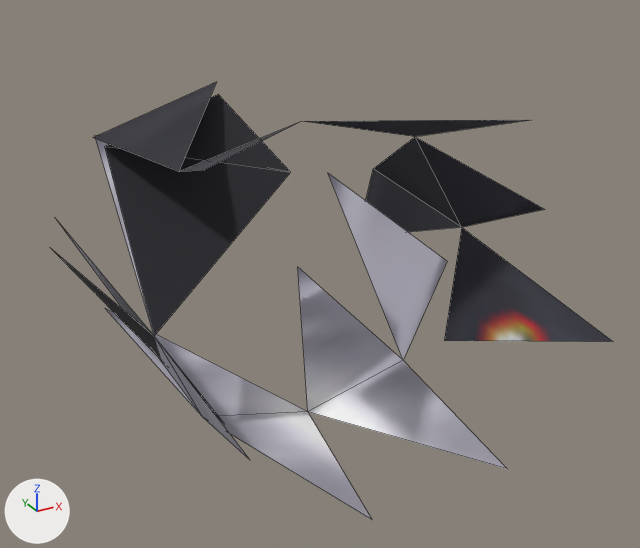
One commit to the OBJ model assets/models/makoto/makoto_n5.obj: the scene before it, then after it.
One viewpoint serves both versions: a 50 mm camera at (-0.246, -1.621, 0.259) aimed at (0.042, -1.097, -0.004). Lighting does not change. The marker at lower left points along +X, +Y and +Z. The picture after the commit comes second. Mesh edges are drawn as thin lines. Where no turn or scale is listed for an object, it has been applied to the vertices. Vertices at exactly the same position are counted once.

In view in the first picture: 'makoto_n5'.
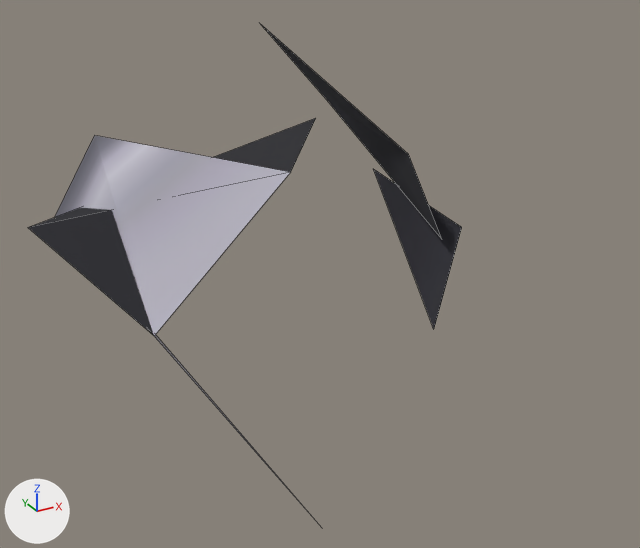
Location of each change, [x1, y1, x2, y2] in pixels of the pictures (640 x 548 px):
'makoto_n5', reshaped (22% narrower, 13% taller)
    before: [56, 82, 613, 520]
    after: [28, 26, 462, 519]

The change, as a list of edits to the scene's bpy script:
```text
Change me_makoto_n5:
    used by ob_makoto_n5; location = (0.0, 0.0, 0.0)
    remove me_makoto_n5.from_pydata(...)  # 31 vertices, 18 faces; spans x -0.132..0.138, y -1.311..-0.974, z -0.076..0.136
    add me_makoto_n5.from_pydata(...)  # 14 vertices, 6 faces; spans x -0.144..0.192, y -1.31..-0.829, z -0.036..0.138
    me_makoto_n5 part 1
    23 vertices are removed from x -0.132..0.132, y -1.311..-0.974, z -0.076..0.136
    16 faces are deleted
    2 vertices move from x -0.085..0.0, y -1.02..-1.015, z 0.09..0.119 to x -0.144..0.084, y -1.015..-1.009, z 0.037..0.09
    6 vertices are added at (0.097, -1.167, -0.032), (0.104, -1.16, 0.033), (0.077, -1.155, 0.097), (0.192, -0.84, 0.059), (0.124, -0.829, 0.138), (-0.073, -1.31, -0.036)
    1 new face joins them, mat_0006_bc001_t02_tm2 (picture img_makoto_texture_3_png)
    1 new face joins them, mat_0002_bc001_t04_tm2 (picture img_makoto_texture_4_png)
    2 new faces join them, mat_0004_bc001_t01_tm2 (picture img_makoto_texture_2_png)
```
